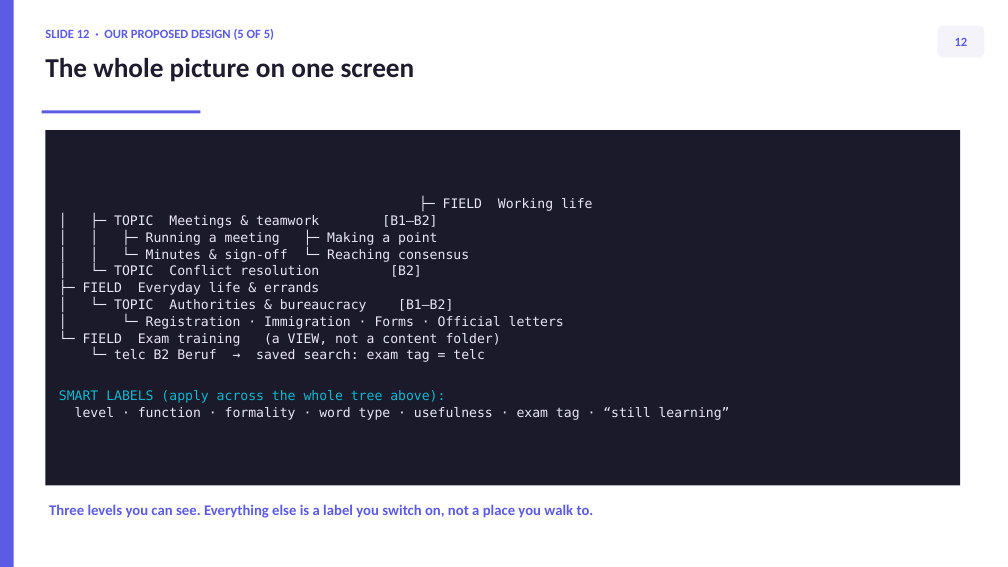
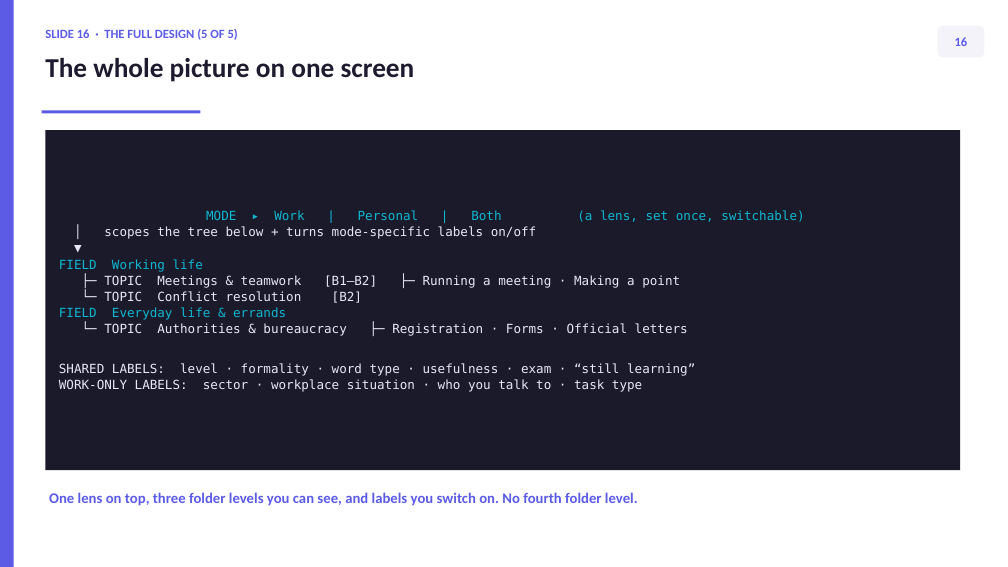
Before and after one commit to thelivinsine/B2furBerufApp, a slide deck: slide 18 of docs/TAXONOMY_REDESIGN.pptx (slide 14 before the commit). Drawn at 1008x567 pixels with LibreOffice and Linux fonts; fonts in the diff are those of the drawing. Boxes give left, top, right and bottom in pixels: in the first picture for what was removed or moved away, otherwise in the second. Text is boxed around its words. In the diff, an @@ line names an element or a change of style, - is before the commit and + after.

```diff
--- a/docs/TAXONOMY_REDESIGN.pptx
+++ b/docs/TAXONOMY_REDESIGN.pptx
@@ text at (x1=45, y1=29, x2=238, y2=40): text changed @@
-SLIDE 12 · OUR PROPOSED DESIGN (5 OF 5)
+SLIDE 16 · THE FULL DESIGN (5 OF 5)
@@ text in rounded rectangle at (x1=955, y1=37, x2=968, y2=46): text changed @@
-12
+16
@@ rectangle "MODE ▸ Work | Personal ..." resized from (x1=45, y1=130, x2=960, y2=485) to (x1=45, y1=130, x2=960, y2=470) @@
@@ text in rectangle at (x1=59, y1=210, x2=695, y2=392): text changed; size 12.5 to 12 pt @@
-├─ FIELD Working life
-│ ├─ TOPIC Meetings & teamwork [B1–B2]
-│ │ ├─ Running a meeting ├─ Making a point
-│ │ └─ Minutes & sign-off └─ Reaching consensus
-│ └─ TOPIC Conflict resolution [B2]
-├─ FIELD Everyday life & errands
-│ └─ TOPIC Authorities & bureaucracy [B1–B2]
-│ └─ Registration · Immigration · Forms · Official letters
-└─ FIELD Exam training (a VIEW, not a content folder)
-└─ telc B2 Beruf → saved search: exam tag = telc
-SMART LABELS (apply across the whole tree above):
-level · function · formality · word type · usefulness · exam tag · “still learning”
+MODE ▸ Work | Personal | Both (a lens, set once, switchable)
+│ scopes the tree below + turns mode-specific labels on/off
+▼
+FIELD Working life
+├─ TOPIC Meetings & teamwork [B1–B2] ├─ Running a meeting · Making a point
+└─ TOPIC Conflict resolution [B2]
+FIELD Everyday life & errands
+└─ TOPIC Authorities & bureaucracy ├─ Registration · Forms · Official letters
+SHARED LABELS: level · formality · word type · usefulness · exam · “still learning”
+WORK-ONLY LABELS: sector · workplace situation · who you talk to · task type
@@ text at (x1=49, y1=492, x2=638, y2=506): text changed @@
-Three levels you can see. Everything else is a label you switch on, not a place you walk to.
+One lens on top, three folder levels you can see, and labels you switch on. No fourth folder level.
```
Also in this commit, not shown: 27 other slides changed, 7 slides added, 1 slide removed, 5 other files.
